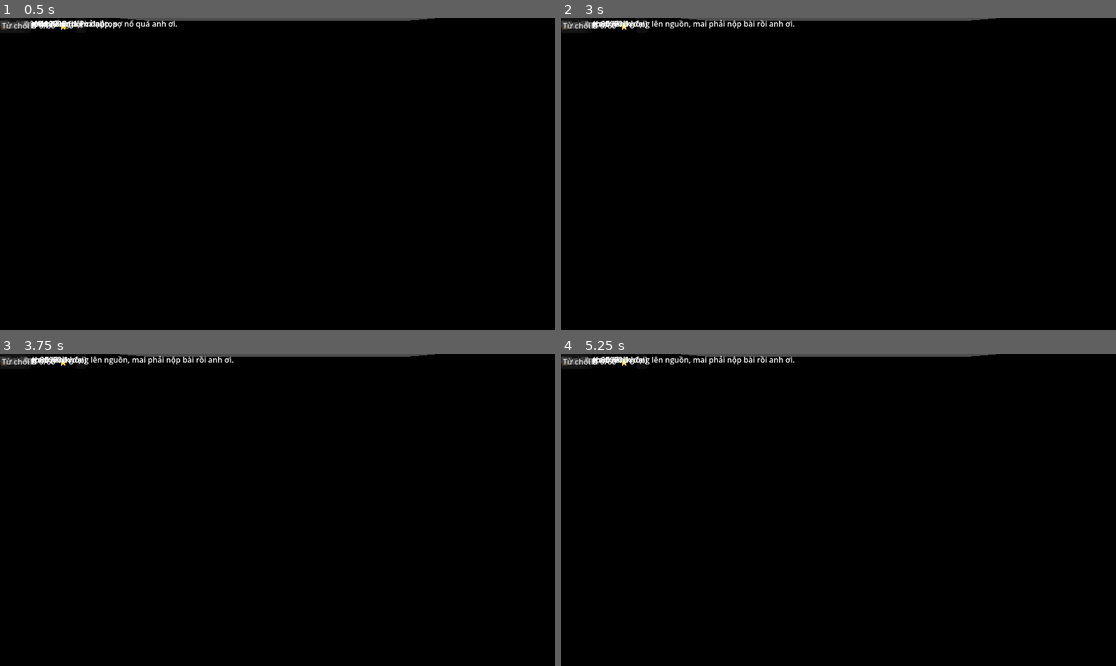
Above: before the commit, frames 1-4 (two rows, left to right).
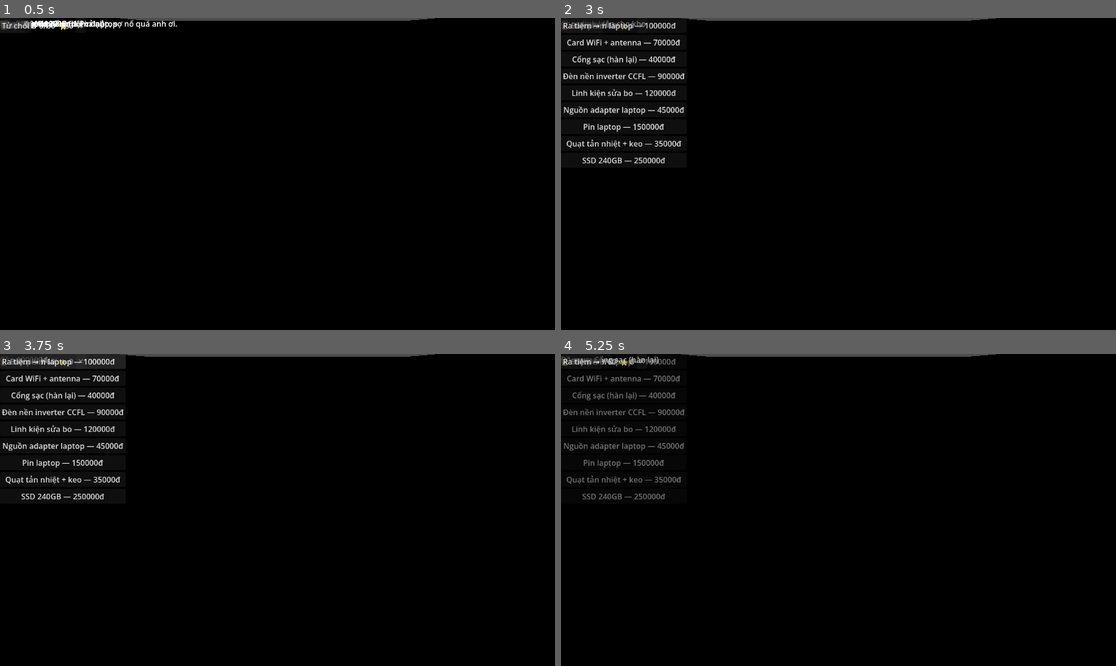
Above: after the commit, the same moments.

Repository: thangiabaoh-dev/xuong-sua-may
Game: Godot game, scene res://scenes/main.tscn
The game is run twice, just before and just after one commit, with the same random seed, the same clock (stepped at 60 frames per second) and the same inputs.
Inputs (mouse positions are in pixels of both pictures, inside the frame that each line leads up to):
- Up to frame 1 (0.5 s): no input
- Up to frame 2 (3 s): click "✕" at 0.5 s; click "Đơn mới" at 1.25 s; click "Nhận" at 2 s; click "Tiếp tục" at 2.75 s
- Up to frame 3 (3.75 s): click (61, 360) at 3.5 s, where only the run after the commit has a clickable "Bàn phím laptop — 100000đ"
- Up to frame 4 (5.25 s): click (622, 378) at 4.25 s, where only the run after the commit has a clickable "Card WiFi + antenna — 70000đ"; click (622, 394) at 5 s, where only the run after the commit has a clickable "Cổng sạc (hàn lại) — 40000đ"

Frame 1 is identical in both runs. In frame 2, 2.4% of the frame differs, in the area x 0-43%, y 0-47%; in frame 3, 2.8%; in frame 4, 2.1%.

Commit message:
feat: panel PARTS dùng kho + màn MUA SẮM giữa 2 đơn

Diff:
--- a/repair-shop-game/scripts/ui/repair_panel.gd
+++ b/repair-shop-game/scripts/ui/repair_panel.gd
@@ -8,6 +8,7 @@
 var rng: RandomNumberGenerator
 var _built := false
 var _last_log := ""
+var bought_this_visit := false
 
 func _ready() -> void:
 	if session != null:
@@ -142,8 +143,12 @@
 	parts.add_child(lbl_money2)
 	var btn_buy := Button.new()
 	btn_buy.name = "BtnBuy"
-	btn_buy.text = "Mua linh kiện"
+	btn_buy.text = "Mua ngay (+10')"
 	parts.add_child(btn_buy)
+	var btn_take := Button.new()
+	btn_take.name = "BtnTake"
+	btn_take.text = "Lấy từ kho (0đ)"
+	parts.add_child(btn_take)
 	var btn_give := Button.new()
 	btn_give.name = "BtnGiveUp"
 	btn_give.text = "Từ bỏ"
@@ -182,6 +187,28 @@
 	btn_cont.text = "Tiếp tục"
 	res.add_child(btn_cont)
 
+	# SHOP
+	var shop := Control.new()
+	shop.name = "ScreenShop"
+	screens.add_child(shop)
+	var lbl_info := Label.new()
+	lbl_info.name = "LblShopInfo"
+	shop.add_child(lbl_info)
+	var shop_box := VBoxContainer.new()
+	shop_box.name = "ShopBox"
+	shop.add_child(shop_box)
+	for part in PartCatalog.load_all():
+		var sb := Button.new()
+		sb.text = "%s — %dđ" % [String(part.name), int(part.price)]
+		sb.set_meta("part_id", String(part.id))
+		sb.set_meta("price", int(part.price))
+		sb.pressed.connect(_on_shop_buy.bind(String(part.id)))
+		shop_box.add_child(sb)
+	var btn_skip := Button.new()
+	btn_skip.name = "BtnSkip"
+	btn_skip.text = "Ra tiệm →"
+	shop.add_child(btn_skip)
+
 	var btn_open := Button.new()
 	btn_open.name = "BtnOpen"
 	btn_open.text = "Đơn mới"
@@ -197,10 +224,12 @@
 		b.pressed.connect(_on_check.bind(i))
 	get_node("Root/Screens/ScreenChecks/BtnConclusion").pressed.connect(_on_begin_conclusion)
 	get_node("Root/Screens/ScreenParts/BtnBuy").pressed.connect(_on_buy)
+	get_node("Root/Screens/ScreenParts/BtnTake").pressed.connect(_on_take)
 	get_node("Root/Screens/ScreenParts/BtnGiveUp").pressed.connect(_on_give_up)
 	get_node("Root/Screens/ScreenDisassemble/BtnDisassemble").pressed.connect(_on_disassemble)
 	get_node("Root/Screens/ScreenTest/BtnRunTest").pressed.connect(_on_run_test)
 	get_node("Root/Screens/ScreenResult/BtnContinue").pressed.connect(_on_continue)
+	get_node("Root/Screens/ScreenShop/BtnSkip").pressed.connect(_on_skip)
 	get_node("Root/Header/BtnClose").pressed.connect(_on_close)
 	get_node("BtnOpen").pressed.connect(_on_open)
 
@@ -249,6 +278,12 @@
 	session.buy_part()
 	_render()
 
+func _on_take() -> void:
+	if session == null:
+		return
+	session.take_part_from_stock()
+	_render()
+
 func _on_give_up() -> void:
 	if session == null:
 		return
@@ -268,7 +303,36 @@
 	_render()
 
 func _on_continue() -> void:
+	open_shop()
+
+func _on_skip() -> void:
 	open_new_order()
+
+func _on_shop_buy(part_id: String) -> void:
+	if bought_this_visit:
+		return
+	var part := PartCatalog.get_part(part_id)
+	if part == null:
+		return
+	if int(game_state.money) < int(part.price):
+		(get_node("Root/Screens/ScreenShop/LblShopInfo") as Label).text = "Cần %dđ" % int(part.price)
+		return
+	game_state.money = int(game_state.money) - int(part.price)
+	game_state.inventory[part_id] = int(game_state.inventory.get(part_id, 0)) + 1
+	bought_this_visit = true
+	(get_node("Root/Screens/ScreenShop/LblShopInfo") as Label).text = "Đã mua: %s" % String(part.name)
+	for c in (get_node("Root/Screens/ScreenShop/ShopBox") as Container).get_children():
+		(c as Button).disabled = true
+
+func open_shop() -> void:
+	if not _built:
+		return
+	bought_this_visit = false
+	for c in (get_node("Root/Screens/ScreenShop/ShopBox") as Container).get_children():
+		(c as Button).disabled = false
+	(get_node("Root/Screens/ScreenShop/LblShopInfo") as Label).text = "Chọn linh kiện cho kho"
+	_hide_all()
+	get_node("Root/Screens/ScreenShop").visible = true
 
 func _on_close() -> void:
 	get_node("Root").visible = false
@@ -281,7 +345,7 @@
 	get_node("BtnOpen").visible = false
 
 func _hide_all() -> void:
-	for n in ["ScreenOffer", "ScreenSymptom", "ScreenChecks", "ScreenConclusion", "ScreenParts", "ScreenDisassemble", "ScreenTest", "ScreenResult"]:
+	for n in ["ScreenOffer", "ScreenSymptom", "ScreenChecks", "ScreenConclusion", "ScreenParts", "ScreenDisassemble", "ScreenTest", "ScreenResult", "ScreenShop"]:
 		get_node("Root/Screens/" + n).visible = false
 
 func _render() -> void:
@@ -346,6 +410,9 @@
 			if pp != null:
 				(get_node("Root/Screens/ScreenParts/LblPart") as Label).text = "%s — %dđ" % [String(pp.name), int(pp.price)]
 		(get_node("Root/Screens/ScreenParts/LblMoney2") as Label).text = "Số dư: %dđ" % int(game_state.money)
+		var has_stock := session.stock_available()
+		(get_node("Root/Screens/ScreenParts/BtnTake") as Button).visible = has_stock
+		(get_node("Root/Screens/ScreenParts/BtnBuy") as Button).visible = not has_stock
 	elif st == int(RepairSession.State.DISASSEMBLE):
 		get_node("Root/Screens/ScreenDisassemble").visible = true
 		var mg := String(fault.minigame) if fault != null else ""
--- a/repair-shop-game/tests/test_repair_panel.gd
+++ b/repair-shop-game/tests/test_repair_panel.gd
@@ -47,4 +47,55 @@
 	check(panel.get_node("Root/Screens/ScreenConclusion/ConclusionBox").get_child_count() > 0,
 		"dynamic suspect buttons")
 
+	# PARTS stock: BtnTake hien, BtnBuy an
+	if not panel.has_node("Root/Screens/ScreenParts/BtnTake"):
+		check(false, "BtnTake exists")
+		panel.free()
+		return
+	check(panel.session.conclude(String(panel.session.order.fault_key)), "conclude true fault")
+	panel._render()
+	check(panel.get_node("Root/Screens/ScreenParts").visible, "PARTS visible")
+	var pid: String = FaultCatalog.get_fault(String(panel.session.order.fault_key)).part_id
+	panel.game_state.inventory[pid] = 1
+	panel._render()
+	check(panel.get_node("Root/Screens/ScreenParts/BtnTake").visible, "BtnTake visible with stock")
+	check(not panel.get_node("Root/Screens/ScreenParts/BtnBuy").visible, "BtnBuy hidden with stock")
+	panel.get_node("Root/Screens/ScreenParts/BtnTake").emit_signal("pressed")
+	check_eq(int(panel.game_state.inventory[pid]), 0, "stock used up")
+	check_eq(int(panel.session.elapsed), 10, "take costs 0 minutes")
+	check_eq(int(panel.game_state.money), 50000, "take costs 0 money")
+
+	# Shop: Continue -> ScreenShop; thieu tien no-op; mua duoc; 1 mon/lan; khong dong clock
+	if not panel.has_node("Root/Screens/ScreenShop/ShopBox"):
+		check(false, "ScreenShop exists")
+		panel.free()
+		return
+	panel.get_node("Root/Screens/ScreenResult/BtnContinue").emit_signal("pressed")
+	check(panel.get_node("Root/Screens/ScreenShop").visible, "shop visible after continue")
+	var elapsed_before: int = int(panel.session.elapsed)
+	var state_before: int = int(panel.session.state)
+	var shop_btn := panel.get_node("Root/Screens/ScreenShop/ShopBox").get_child(0) as Button
+	check(shop_btn.has_meta("part_id") and shop_btn.has_meta("price"), "shop btn meta")
+	if not (shop_btn.has_meta("part_id") and shop_btn.has_meta("price")):
+		panel.free()
+		return
+	var shop_pid: String = String(shop_btn.get_meta("part_id"))
+	var shop_price: int = int(shop_btn.get_meta("price"))
+	var inv_before: int = int(panel.game_state.inventory.get(shop_pid, 0))
+	panel.game_state.money = 1000
+	shop_btn.emit_signal("pressed")
+	check_eq(int(panel.game_state.money), 1000, "poor buy no-op")
+	check_eq(int(panel.game_state.inventory.get(shop_pid, 0)), inv_before, "poor buy no inventory change")
+	panel.game_state.money = 200000
+	shop_btn.emit_signal("pressed")
+	check_eq(int(panel.game_state.money), 200000 - shop_price, "shop deducts price")
+	check_eq(int(panel.game_state.inventory.get(shop_pid, 0)), inv_before + 1, "inventory +1")
+	shop_btn.emit_signal("pressed")
+	check_eq(int(panel.game_state.money), 200000 - shop_price, "1 item per visit: money")
+	check_eq(int(panel.game_state.inventory.get(shop_pid, 0)), inv_before + 1, "1 item per visit: inv")
+	check_eq(int(panel.session.elapsed), elapsed_before, "shop does not touch clock")
+	check_eq(int(panel.session.state), state_before, "shop does not touch session")
+	panel.get_node("Root/Screens/ScreenShop/BtnSkip").emit_signal("pressed")
+	check(panel.get_node("Root/Screens/ScreenOffer").visible, "skip -> new order OFFER")
+
 	panel.free()
